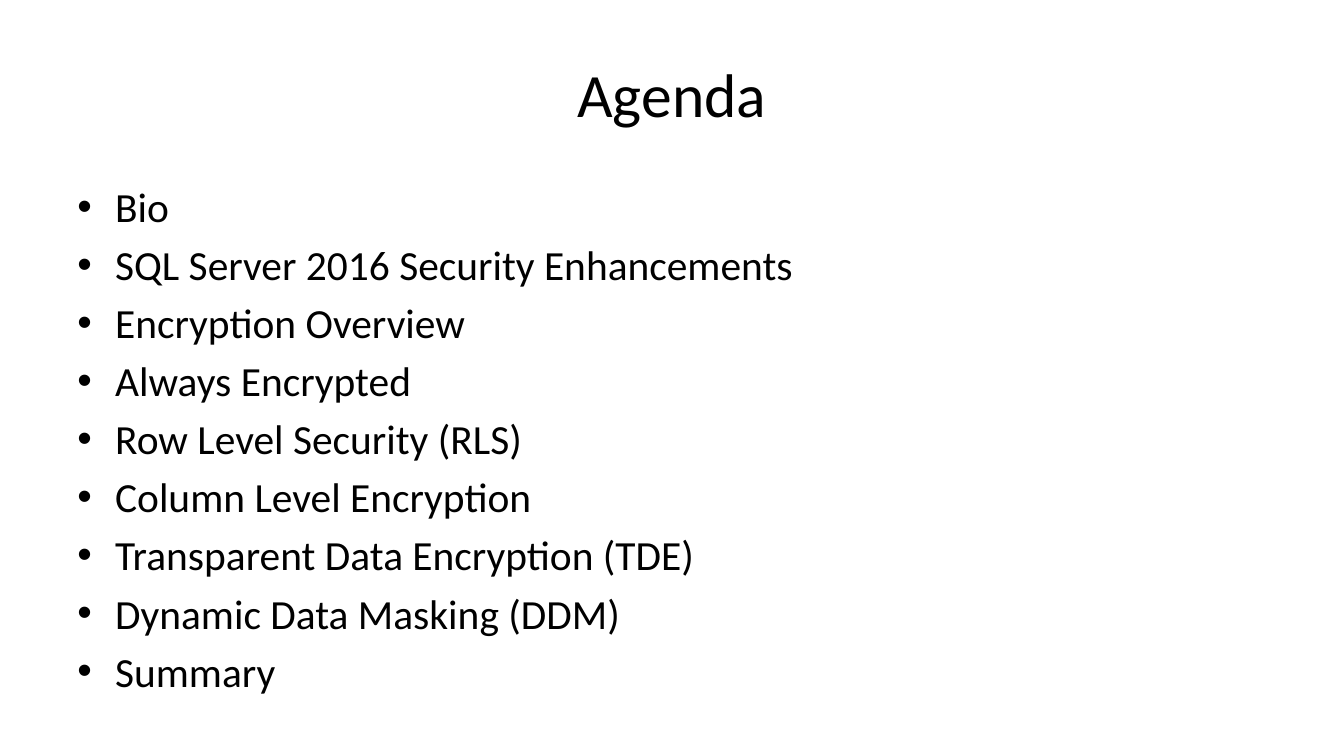
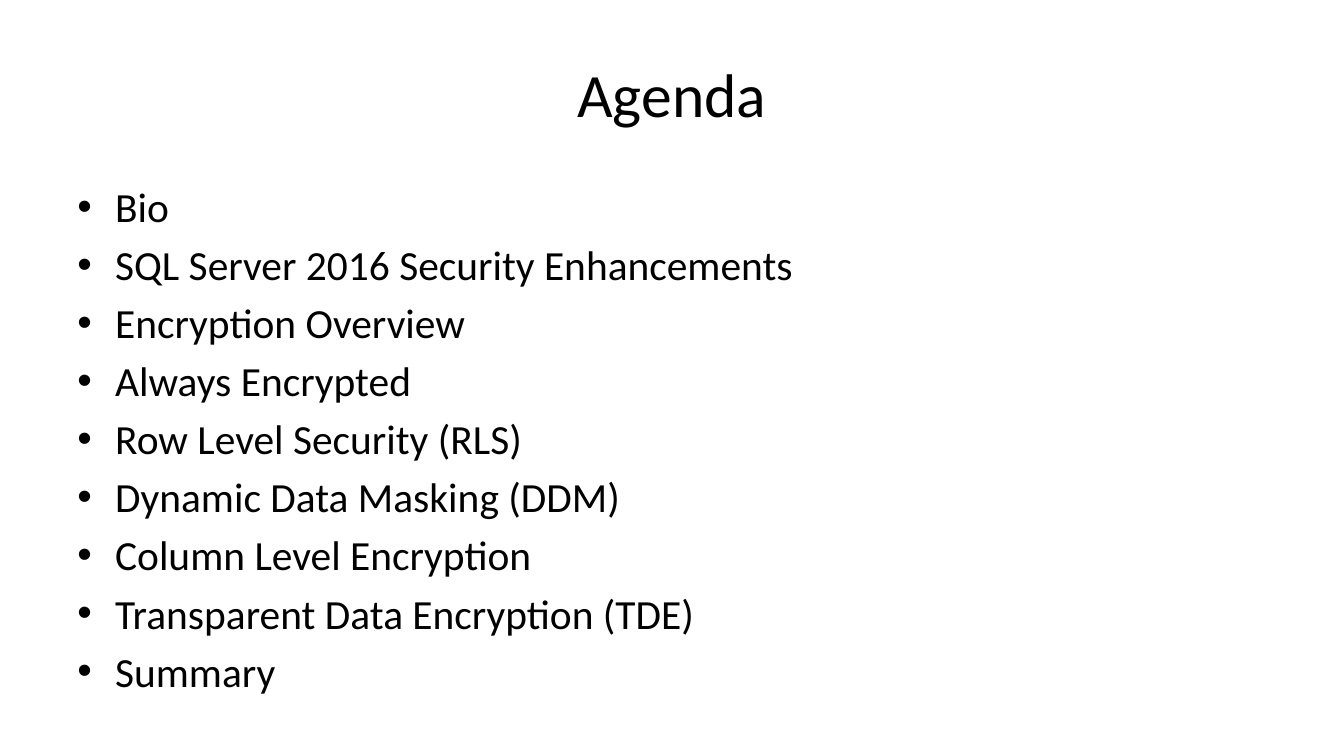
Before and after one commit to way0utwest/EndtoEndEncryptedSQL2016, a slide deck: slide 2 of ATourofSQLServer2016SecurityFeatures.pptx. Drawn at 1344x756 pixels with LibreOffice and Linux fonts; fonts in the diff are those of the drawing; background and template pictures are left out. Boxes give left, top, right and bottom in pixels: in the first picture for what was removed or moved away, otherwise in the second. Text is boxed around its words. In the diff, an @@ line names an element or a change of style, - is before the commit and + after.

Commit message:
Updated agenda for VS Live 2017 Anaheim

```diff
--- a/ATourofSQLServer2016SecurityFeatures.pptx
+++ b/ATourofSQLServer2016SecurityFeatures.pptx
@@ text at box(115, 482, 620, 519): paragraph added @@
+• Dynamic Data Masking (DDM)
@@ text at box(115, 599, 620, 636): paragraph removed @@
-• Dynamic Data Masking (DDM)
```
